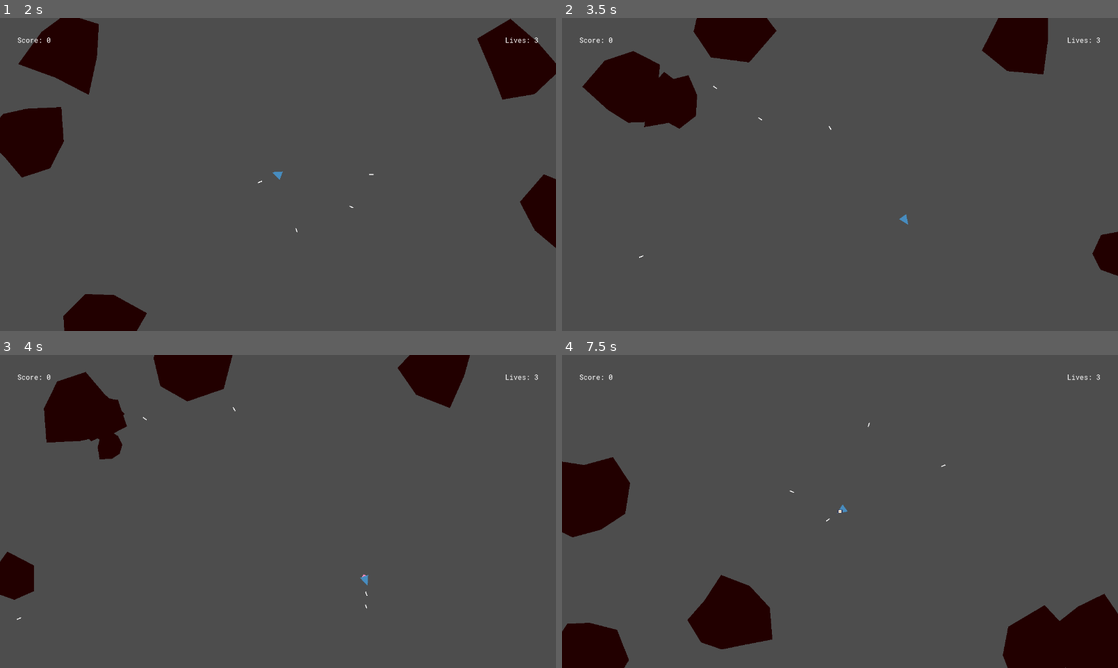
Above: before the commit, frames 1-4 (two rows, left to right).
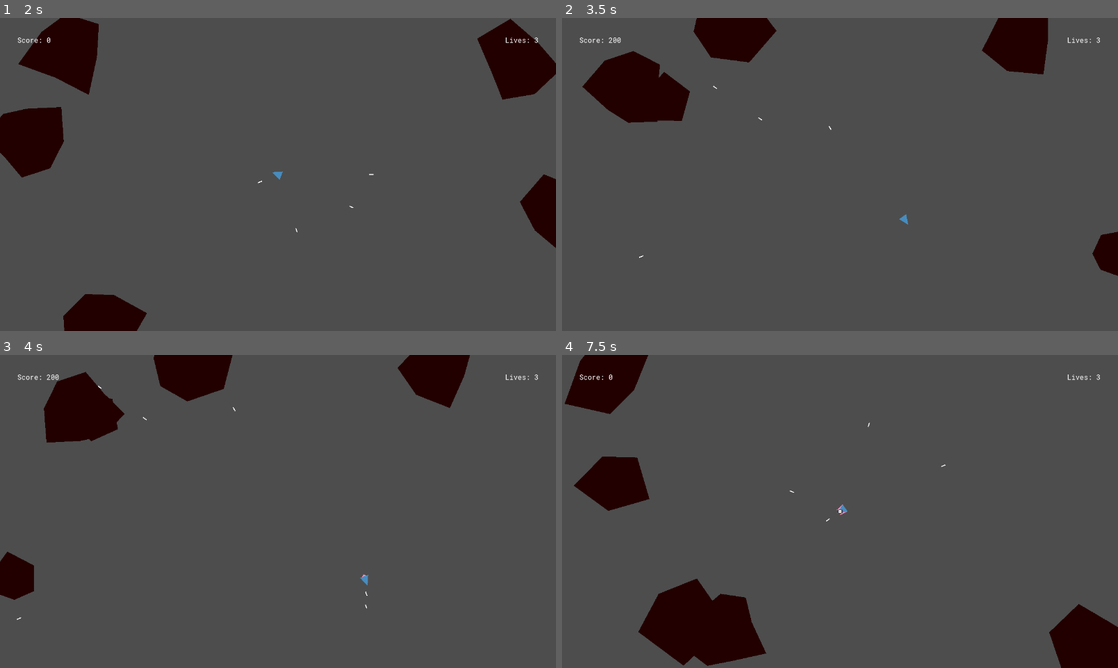
Above: after the commit, the same moments.

Repository: PlanetAriumGameStudio/movie-bluff-gameapp
Game: Godot game, scene res://scenes/main_menu.tscn
The game is run twice, just before and just after one commit, with the same random seed, the same clock (stepped at 60 frames per second) and the same inputs.
Inputs:
- Up to frame 1 (2 s): click "Start Game" at 0.5 s; tap Enter (ui_accept) at 1.25, 1.35, 1.52, 1.82 s; hold D (right) from 1.28 s (still down)
- Up to frame 2 (3.5 s): release D (right) at 2.03 s; hold S (down) 2.03-2.78 s; tap Enter (ui_accept) at 2.1, 2.27, 2.57, 2.85 s; hold D (right) from 2.78 s (still down)
- Up to frame 3 (4 s): release D (right) at 3.53 s; hold W (up) from 3.53 s (still down); tap Enter (ui_accept) at 3.6, 3.77 s
- Up to frame 4 (7.5 s): tap Enter (ui_accept) at 4.07, 4.35, 4.52, 4.82, 6.5, 6.6, 6.77, 7.07, 7.35 s; release W (up) at 4.28 s; hold Left (left) 4.28-5 s; tap Escape (pause) at 4.9 s; click "Main Menu" at 5 s; click "Start Game" at 5.75 s; hold Left (left) 6.53-7.28 s; hold S (down) from 7.28 s (still down)

Frame 1 is identical in both runs. In frame 2, 0.4% of the frame differs, in the area x 8-25%, y 6-36%; in frame 3, 0.4%; in frame 4, 11%, in the area x 0-100%, y 0-100%.

Commit message:
feat: add pause menu, game over state, win state, etc

Diff:
--- a/project.godot
+++ b/project.godot
@@ -18,6 +18,7 @@
 [autoload]
 
 Globals="*res://scripts/globals.gd"
+Utils="*res://scripts/utils.gd"
 TransitionManager="*res://scripts/transition_manager.gd"
 AudioManager="*res://scripts/audio_manager.gd"
 
--- a/scenes/asteroids_game.tscn
+++ b/scenes/asteroids_game.tscn
@@ -1,9 +1,10 @@
-[gd_scene load_steps=6 format=3 uid="uid://cn6ktlamgi5d"]
+[gd_scene load_steps=7 format=3 uid="uid://cn6ktlamgi5d"]
 
 [ext_resource type="Script" path="res://scripts/asteroids_game.gd" id="1_xrqiq"]
 [ext_resource type="Script" path="res://scripts/asteroids_manager.gd" id="2_cwuyy"]
 [ext_resource type="FontFile" uid="uid://b42prwa756wip" path="res://fonts/RobotoMono-VariableFont_wght.ttf" id="3_tvplo"]
 [ext_resource type="Theme" uid="uid://bxakjwkc4gbrj" path="res://themes/main_menu_theme.tres" id="4_edofo"]
+[ext_resource type="PackedScene" uid="uid://cbqrvb1pn3bv0" path="res://scenes/pause_menu.tscn" id="5_t8x58"]
 
 [sub_resource type="Curve2D" id="Curve2D_yt4y8"]
 _data = {
@@ -91,45 +92,9 @@
 size_flags_vertical = 8
 text = "Main Menu"
 
-[node name="PauseMenu" type="PanelContainer" parent="GUI"]
-process_mode = 3
-anchors_preset = 8
-anchor_left = 0.5
-anchor_top = 0.5
-anchor_right = 0.5
-anchor_bottom = 0.5
-offset_left = -203.0
-offset_top = -229.0
-offset_right = 225.0
-offset_bottom = 207.0
-grow_horizontal = 2
-grow_vertical = 2
-theme = ExtResource("4_edofo")
+[node name="PauseMenu" parent="GUI" instance=ExtResource("5_t8x58")]
 
-[node name="MarginContainer" type="MarginContainer" parent="GUI/PauseMenu"]
-layout_mode = 2
-theme_override_constants/margin_left = 40
-theme_override_constants/margin_top = 40
-theme_override_constants/margin_right = 40
-theme_override_constants/margin_bottom = 40
-
-[node name="VBoxContainer" type="VBoxContainer" parent="GUI/PauseMenu/MarginContainer"]
-layout_mode = 2
-
-[node name="Label" type="Label" parent="GUI/PauseMenu/MarginContainer/VBoxContainer"]
-layout_mode = 2
-size_flags_horizontal = 4
-text = "Paused"
-
-[node name="MainMenuButton" type="Button" parent="GUI/PauseMenu/MarginContainer/VBoxContainer"]
-layout_mode = 2
-text = "Main Menu"
-
-[node name="ContinueButton" type="Button" parent="GUI/PauseMenu/MarginContainer/VBoxContainer"]
-layout_mode = 2
-text = "Continue"
-
+[connection signal="level_cleared" from="AsteroidsManager" to="." method="_on_asteroids_manager_level_cleared"]
+[connection signal="player_scored" from="AsteroidsManager" to="." method="_on_asteroids_manager_player_scored"]
 [connection signal="pressed" from="GUI/GameOverMenu/MarginContainer/TryAgainButton" to="." method="_on_try_again_button_pressed"]
 [connection signal="pressed" from="GUI/GameOverMenu/MarginContainer/MainMenuButton" to="." method="_on_main_menu_button_pressed"]
-[connection signal="pressed" from="GUI/PauseMenu/MarginContainer/VBoxContainer/MainMenuButton" to="." method="_on_main_menu_button_pressed"]
-[connection signal="pressed" from="GUI/PauseMenu/MarginContainer/VBoxContainer/ContinueButton" to="." method="_toggle_pause"]
--- /dev/null
+++ b/scenes/pause_menu.tscn
@@ -0,0 +1,47 @@
+[gd_scene load_steps=3 format=3 uid="uid://cbqrvb1pn3bv0"]
+
+[ext_resource type="Theme" uid="uid://bxakjwkc4gbrj" path="res://themes/main_menu_theme.tres" id="1_gx6bi"]
+[ext_resource type="Script" path="res://scripts/pause_menu.gd" id="2_e3mnj"]
+
+[node name="PauseMenu" type="PanelContainer"]
+process_mode = 3
+visible = false
+anchors_preset = 8
+anchor_left = 0.5
+anchor_top = 0.5
+anchor_right = 0.5
+anchor_bottom = 0.5
+offset_left = -203.0
+offset_top = -229.0
+offset_right = 225.0
+offset_bottom = 207.0
+grow_horizontal = 2
+grow_vertical = 2
+theme = ExtResource("1_gx6bi")
+script = ExtResource("2_e3mnj")
+
+[node name="MarginContainer" type="MarginContainer" parent="."]
+layout_mode = 2
+theme_override_constants/margin_left = 40
+theme_override_constants/margin_top = 40
+theme_override_constants/margin_right = 40
+theme_override_constants/margin_bottom = 40
+
+[node name="VBoxContainer" type="VBoxContainer" parent="MarginContainer"]
+layout_mode = 2
+
+[node name="Label" type="Label" parent="MarginContainer/VBoxContainer"]
+layout_mode = 2
+size_flags_horizontal = 4
+text = "Paused"
+
+[node name="MainMenuButton" type="Button" parent="MarginContainer/VBoxContainer"]
+layout_mode = 2
+text = "Main Menu"
+
+[node name="ContinueButton" type="Button" parent="MarginContainer/VBoxContainer"]
+layout_mode = 2
+text = "Continue"
+
+[connection signal="pressed" from="MarginContainer/VBoxContainer/MainMenuButton" to="." method="_navigate_to_main_menu"]
+[connection signal="pressed" from="MarginContainer/VBoxContainer/ContinueButton" to="." method="_toggle_visibility"]
--- a/scripts/asteroid.gd
+++ b/scripts/asteroid.gd
@@ -14,7 +14,6 @@
 
 @export var MIN_ROTATION_SPEED = 2.0
 @export var MAX_ROTATION_SPEED = 5.0
-
 
 @onready var _collision_poly = $CollisionPolygon2D
 
@@ -70,7 +69,6 @@
 
 func _on_area_entered(area: Area2D) -> void:
 	if area.is_in_group("player_bullets"):
-		if size > 1:
-			asteroid_shot.emit(self.position, size - 1)
+		asteroid_shot.emit(self.position, size - 1)
 		queue_free()
 		area.queue_free()
--- a/scripts/asteroids_game.gd
+++ b/scripts/asteroids_game.gd
@@ -1,69 +1,73 @@
 class_name AsteroidsGame
 extends Node2D
 
-const player:PackedScene = preload("res://scenes/player.tscn")
+const PLAYER_SCENE : PackedScene = preload("res://scenes/player.tscn")
+const ASTEROIDS_MUSIC : AudioStream = preload("res://audio/music/2021-10-19_-_Funny_Bit_-_FesliyanStudios_-_David_Renda.mp3")
 
-var player_score:int
-var player_lives:int
-var player_ref:Player
-var asteroids_music:AudioStreamPlayer
+var asteroids_music_player : AudioStreamPlayer
 
+var _player_ref : Player
+var _player_score : int
+var _player_lives : int
 
-@onready var score_label:Label = $GUI/MarginContainer/Score
-@onready var lives_label:Label = $GUI/MarginContainer/Lives
-@onready var pause_menu:PanelContainer = $GUI/PauseMenu
-@onready var game_over_menu:PanelContainer = $GUI/GameOverMenu
-@onready var asteroids_manager:AsteroidsManager = $AsteroidsManager
+@onready var score_label : Label = $GUI/MarginContainer/Score
+@onready var lives_label : Label = $GUI/MarginContainer/Lives
+@onready var pause_menu : PauseMenu = $GUI/PauseMenu
+@onready var game_over_menu : PanelContainer = $GUI/GameOverMenu
+@onready var asteroids_manager : AsteroidsManager = $AsteroidsManager
 
 func _ready():
 	game_over_menu.visible = false
-	pause_menu.visible = false
 
-	asteroids_music = AudioStreamPlayer.new()
-	asteroids_music.stream = load("res://audio/music/2021-10-19_-_Funny_Bit_-_FesliyanStudios_-_David_Renda.mp3")
-	asteroids_music.autoplay = true
-	add_child(asteroids_music)
-	init_player()
-
-func _process(delta : float) -> void:
-	_get_input()
-
-func init_player():
-	player_score = 0
-	player_lives = 3
-	player_ref = player.instantiate()
-	player_ref.position = Vector2(Globals.SCREEN_SIZE.x/2, Globals.SCREEN_SIZE.y/2)
-	player_ref.connect("player_exploded", update_lives)
-	self.add_child(player_ref)
+	_init_audio()
+	_init_player()
 
 func update_score():
-	player_score += 100
-	score_label.text = str("Score: ", player_score)
+	_player_score += 100
+	score_label.text = str("Score: ", _player_score)
 
 func update_lives():
-	player_lives -= 1
-	player_ref.position = Vector2(Globals.SCREEN_SIZE.x/2, Globals.SCREEN_SIZE.y/2)
-	lives_label.text = str("Lives: ", player_lives)
-	if player_lives <= 0:
-		game_over()
-		player_ref.queue_free()
+	print("updating lives: ", _player_lives)
+	_player_lives -= 1
+	print("updated lives: ", _player_lives)
+	_player_ref.position = Vector2(Globals.SCREEN_SIZE.x/2, Globals.SCREEN_SIZE.y/2)
+	lives_label.text = str("Lives: ", _player_lives)
 
-func game_over():
+	if _player_lives <= 0:
+		_game_over()
+		_player_ref.queue_free()
+
+func _game_over():
 	game_over_menu.visible = true
 
-func _toggle_pause():
-	get_tree().paused = not get_tree().paused
-	pause_menu.visible = not pause_menu.visible
+func _init_player():
+	_player_lives = 3
+	_player_score = 0
+	if _player_ref == null:
+		_player_ref = PLAYER_SCENE.instantiate()
+		_player_ref.connect("player_exploded", update_lives)
+		add_child(_player_ref)
+	_player_ref.position = Vector2(Globals.SCREEN_SIZE.x/2, Globals.SCREEN_SIZE.y/2)
+
+func _init_audio():
+	if asteroids_music_player == null:
+		asteroids_music_player = AudioStreamPlayer.new()
+		asteroids_music_player.stream = ASTEROIDS_MUSIC
+		asteroids_music_player.autoplay = true
+		add_child(asteroids_music_player)
+	else:
+		asteroids_music_player.seek(0)
 
 func _on_main_menu_button_pressed() -> void:
 	if get_tree().paused:
 		get_tree().paused = not get_tree().paused
 	TransitionManager.change_scene("res://scenes/main_menu.tscn", 1)
 
-
 func _on_try_again_button_pressed() -> void:
 	_ready()
 
-func _get_input():
-	if Input.is_action_just_pressed("pause"):
-		_toggle_pause()
+func _on_asteroids_manager_level_cleared() -> void:
+	_game_over()
+
+func _on_asteroids_manager_player_scored() -> void:
+	update_score()
--- a/scripts/asteroids_manager.gd
+++ b/scripts/asteroids_manager.gd
@@ -1,7 +1,12 @@
 class_name AsteroidsManager
 extends Node2D
 
+signal player_scored
+signal level_cleared
+
 const asteroid_prefab:PackedScene = preload("res://scenes/asteroid.tscn")
+
+var _asteroid_count : int
 
 @onready var asteroid_spawn_path:PathFollow2D = $AsteroidSpawnPath/PathFollow2D
 
@@ -9,6 +14,7 @@
 	init_asteroids()
 
 func init_asteroids():
+	_asteroid_count = 0
 	for i in range(0,5):
 		generate_asteroid()
 
@@ -17,13 +23,18 @@
 	generate_asteroid_at_position(asteroid_spawn_path.position, 3)
 
 func generate_asteroid_at_position(spawn_position : Vector2, size : int):
+	_asteroid_count += 1
 	var new_asteroid = asteroid_prefab.instantiate()
 	new_asteroid.position = spawn_position
 	new_asteroid.size = size
 	new_asteroid.connect("asteroid_shot", _on_asteroid_shot)
-	self.add_child(new_asteroid)
+	add_child(new_asteroid)
 
 func _on_asteroid_shot(new_position : Vector2, new_size : int):
-	for i in randi_range(1, Globals.RNG.randi_range(2,3)):
-		print(i)
-		generate_asteroid_at_position(new_position, new_size)
+	_asteroid_count -= 1
+	player_scored.emit()
+	if new_size > 1:
+		for i in randi_range(1, Globals.RNG.randi_range(1,2)):
+			generate_asteroid_at_position(new_position, new_size)
+	if _asteroid_count == 0:
+		level_cleared.emit()
--- /dev/null
+++ b/scripts/pause_menu.gd
@@ -0,0 +1,14 @@
+class_name PauseMenu
+extends PanelContainer
+
+func _process(delta:float) -> void:
+	if Input.is_action_just_pressed("pause"):
+		_toggle_visibility()
+
+func _toggle_visibility():
+	visible = not visible
+	get_tree().paused = not get_tree().paused
+
+func _navigate_to_main_menu():
+	_toggle_visibility()
+	TransitionManager.change_scene("res://scenes/main_menu.tscn", 1)
--- a/scripts/player.gd
+++ b/scripts/player.gd
@@ -1,65 +1,69 @@
+class_name Player
 extends CharacterBody2D
-class_name Player
 
+# To let things know when we explode
 signal player_exploded
-
-var ship: PackedVector2Array
-var booster: PackedVector2Array
-var coords_ship: Array = [[-8, 10], [-8, -10],[15, 0]]
-var coords_booster: Array = [[-8, 5], [-8, -5],[-13, 0]]
-
-@export var bullet_prefab: PackedScene
 
 const MAX_SPEED = 150.0
 const THRUST = 300.0
 const ROTATION_SPEED = 5.0
 const BULLET_SPEED = 250.0
 
-var rotation_direction = 0
-var acceleration = 0
-var shoot = false
+# Load in bullet prefab for easy shooting of anything
+@export var bullet_prefab: PackedScene
 
+#Runtime state private variables
+var _pstate = PlayerState.new()
+
+# Basic vertex coordinate representations, will be converted to Vector2Arrays
+var _coords_ship: Array = [[-8, 10], [-8, -10],[15, 0]]
+var _drawable_ship: PackedVector2Array
+var _coords_booster: Array = [[-8, 5], [-8, -5],[-13, 0]]
+var _drawable_booster: PackedVector2Array
+var _coords_reverse_booster: Array = [[-8, 10], [12, 7],[-8, 0], [12,-7], [-8,-10]]
+var _drawable_reverse_booster: PackedVector2Array
+
+# Ship sound streams
 var _thruster_asp : AudioStreamPlayer2D
+var _thruster_stream: AudioStream = preload("res://audio/sound_effects/rocketthrustmaxx-100019.mp3")
 var _laser_asp : AudioStreamPlayer2D
+var _laser_stream: AudioStream = preload("res://audio/sound_effects/retro-laser.mp3")
 
 func _ready():
 	velocity = Vector2(0,0)
-	ship = float_array_to_Vector2Array(coords_ship)
-	booster = float_array_to_Vector2Array(coords_booster)
 
+	# Convert coords into Vector2Array's to be used in the _draw() call
+	_drawable_ship = Utils.float_array_to_Vector2Array(_coords_ship)
+	_drawable_booster = Utils.float_array_to_Vector2Array(_coords_booster)
+	_drawable_reverse_booster = Utils.float_array_to_Vector2Array(_coords_reverse_booster)
+
+	# Load player sound effects into their AudioStreams
 	_thruster_asp = AudioStreamPlayer2D.new()
 	_thruster_asp.name = 'Thruster_ASP'
-	_thruster_asp.stream = load("res://audio/sound_effects/rocketthrustmaxx-100019.mp3")
+	_thruster_asp.stream = _thruster_stream
 	add_child(_thruster_asp)
 
 	_laser_asp = AudioStreamPlayer2D.new()
 	_laser_asp.name = 'Laser_ASP'
-	_laser_asp.stream = load("res://audio/sound_effects/retro-laser.mp3")
+	_laser_asp.stream = _laser_stream
 	add_child(_laser_asp)
 
-func float_array_to_Vector2Array(coords : Array) -> PackedVector2Array:
-	# Convert the array of floats into a PackedVector2Array.
-	var array : PackedVector2Array = []
-	for coord in coords:
-		array.append(Vector2(coord[0], coord[1]))
-	return array
-
 func _process(delta: float) -> void:
-	if shoot:
+	if _pstate.shoot:
 		var new_bullet = bullet_prefab.instantiate()
 		new_bullet.global_position = position
 		new_bullet.rotation = rotation
 		var direction = Vector2.RIGHT.rotated(rotation)
 		get_tree().root.add_child(new_bullet)
 		_laser_asp.playing = true
-		shoot = false
+		_pstate.shoot = false
 
 
 func _physics_process(delta: float) -> void:
 	# Get the input direction and handle the acceleration and rotation changes.
 	get_input()
-	rotation += rotation_direction * ROTATION_SPEED * delta
-	velocity += transform.x * acceleration * delta
+	rotation += _pstate.rotation_direction * ROTATION_SPEED * delta
+	velocity += transform.x * _pstate.acceleration * delta
 	velocity = velocity.limit_length(MAX_SPEED)
 
 	queue_redraw()
@@ -69,24 +73,28 @@
 
 func _draw():
 	var godot_blue: Color = Color("478cbf")
-	if acceleration > 0:
+	if _pstate.acceleration > 0:
 		var booster_red: Color = Color("ff8cbf")
-		draw_polygon(booster, [booster_red])
-	draw_polygon(ship, [godot_blue])
+		draw_polygon(_drawable_booster, [booster_red])
+	elif _pstate.acceleration < 0:
+		var booster_red: Color = Color("ff8cbf")
+		draw_polygon(_drawable_reverse_booster, [booster_red])
+	draw_polygon(_drawable_ship, [godot_blue])
 
 
 func screen_wrap():
 	position.x = wrapf(position.x, 0, Globals.SCREEN_SIZE.x)
 	position.y = wrapf(position.y, 0, Globals.SCREEN_SIZE.y)
 
+# Get all Input updates here and assign them to state
 func get_input():
-	rotation_direction = Input.get_axis("left", "right")
-	acceleration = Input.get_axis("down", "up") * THRUST
+	_pstate.rotation_direction = Input.get_axis("left", "right")
+	_pstate.acceleration = Input.get_axis("down", "up") * THRUST
 	if Input.is_action_just_pressed("up") || Input.is_action_just_pressed("down"):
 		_thruster_asp.playing = true
 	elif Input.is_action_just_released("up") || Input.is_action_just_released("down"):
 		_thruster_asp.playing = false
-	shoot = Input.is_action_just_pressed("ui_accept")
+	_pstate.shoot = Input.is_action_just_pressed("ui_accept")
 
 func blow_up():
 	player_exploded.emit()
@@ -94,3 +102,8 @@
 func _on_area_2d_area_entered(area: Area2D) -> void:
 	if area.is_in_group("asteroids"):
 		blow_up()
+
+class PlayerState:
+	var acceleration := 0.0
+	var rotation_direction := 0
+	var shoot := false
--- /dev/null
+++ b/scripts/utils.gd
@@ -0,0 +1,8 @@
+extends Node
+
+func float_array_to_Vector2Array(coords : Array) -> PackedVector2Array:
+	# Convert the array of floats into a PackedVector2Array.
+	var array : PackedVector2Array = []
+	for coord in coords:
+		array.append(Vector2(coord[0], coord[1]))
+	return array
